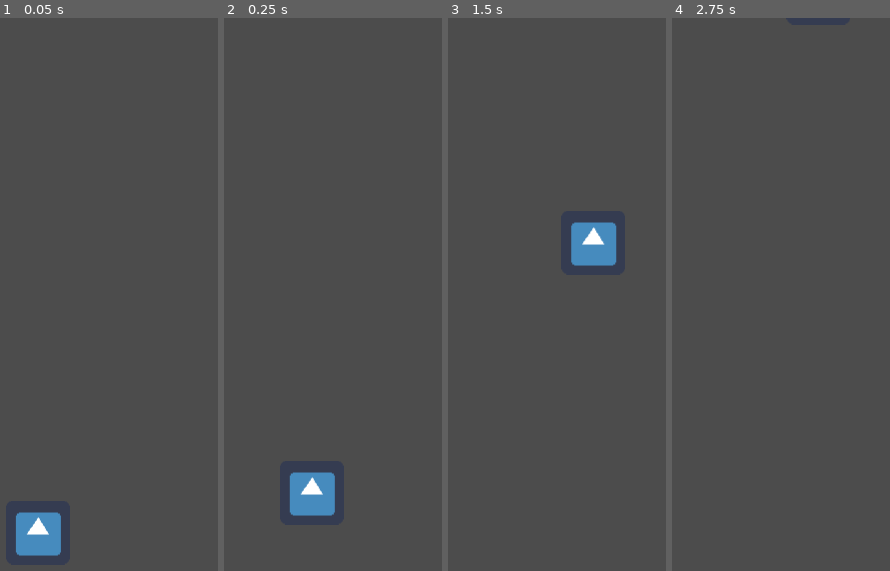
Above: before the commit, frames 1-4 (left to right).
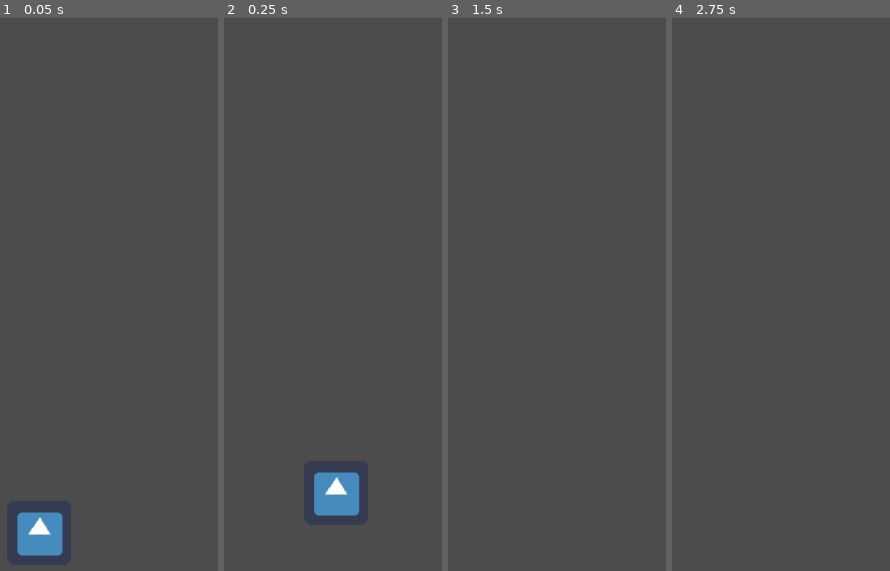
Above: after the commit, the same moments.

Repository: bshankar/balloonastics
Game: Godot game, scene res://World.tscn
Same seed, same stepped clock (60 frames per second), same inputs: the game is played once before the commit and once after it. The engine's default icon, where the game draws it, is replaced by a stand-in: a white triangle on a blue panel in a dark square.
Inputs:
- Up to frame 1 (0.05 s): no input
- Up to frame 2 (0.25 s): no input
- Up to frame 3 (1.5 s): no input
- Up to frame 4 (2.75 s): no input

The runs differ from the first frame. In frame 1, 0.2% of the frame differs, in the area x 7-29%, y 89-98%; in frame 2, 2.0%, in the area x 29-63%, y 82-91%; in frame 3, 1.7%; in frame 4, less than 0.1%.

Commit message:
separate the scene into individual scenes

Diff:
--- a/Balloon.gd
+++ b/Balloon.gd
@@ -1,7 +1,7 @@
 extends KinematicBody2D
 
 const INIT_VELOCITY = Vector2(400, -200)
-const FRICTION = Vector2(0.95, 1)
+const FRICTION = Vector2(0.99, 1)
 var velocity = Vector2(0, 0)
 
 func _ready():
--- /dev/null
+++ b/Balloon.tscn
@@ -0,0 +1,30 @@
+[gd_scene load_steps=4 format=2]
+
+[ext_resource path="res://Balloon.gd" type="Script" id=1]
+[ext_resource path="res://icon.png" type="Texture" id=2]
+
+[sub_resource type="CapsuleShape2D" id=1]
+
+custom_solver_bias = 0.0
+radius = 27.7323
+height = 20.0
+
+[node name="Balloon" type="KinematicBody2D"]
+
+position = Vector2( 161.832, 524.528 )
+input_pickable = false
+collision_layer = 1
+collision_mask = 1
+collision/safe_margin = 0.08
+script = ExtResource( 1 )
+__meta__ = {
+"_edit_group_": true
+}
+
+[node name="Sprite" type="Sprite" parent="." index="0"]
+
+texture = ExtResource( 2 )
+
+[node name="CollisionShape2D" type="CollisionShape2D" parent="." index="1"]
+
+shape = SubResource( 1 )
--- /dev/null
+++ b/Fan.tscn
@@ -0,0 +1,11 @@
+[gd_scene format=2]
+
+[node name="Fan" type="StaticBody2D" index="0"]
+
+input_pickable = false
+collision_layer = 1
+collision_mask = 1
+constant_linear_velocity = Vector2( 0, 0 )
+constant_angular_velocity = 0.0
+friction = 1.0
+bounce = 0.0
--- /dev/null
+++ b/Hotspot.tscn
@@ -0,0 +1,11 @@
+[gd_scene format=2]
+
+[node name="Hotspot" type="Area2D"]
+
+input_pickable = true
+gravity_vec = Vector2( 0, 1 )
+gravity = 98.0
+linear_damp = 0.1
+angular_damp = 1.0
+audio_bus_override = false
+audio_bus_name = "Master"
--- /dev/null
+++ b/Platform.tscn
@@ -0,0 +1,21 @@
+[gd_scene format=2]
+
+[node name="Platform" type="TileMap"]
+
+mode = 0
+tile_set = null
+cell_size = Vector2( 64, 64 )
+cell_quadrant_size = 16
+cell_custom_transform = Transform2D( 1, 0, 0, 1, 0, 0 )
+cell_half_offset = 2
+cell_tile_origin = 0
+cell_y_sort = false
+cell_clip_uv = false
+collision_use_kinematic = false
+collision_friction = 1.0
+collision_bounce = 0.0
+collision_layer = 1
+collision_mask = 1
+occluder_light_mask = 1
+format = 1
+tile_data = PoolIntArray(  )
--- /dev/null
+++ b/Spikes.tscn
@@ -0,0 +1,11 @@
+[gd_scene format=2]
+
+[node name="Spikes" type="StaticBody2D" index="0"]
+
+input_pickable = false
+collision_layer = 1
+collision_mask = 1
+constant_linear_velocity = Vector2( 0, 0 )
+constant_angular_velocity = 0.0
+friction = 1.0
+bounce = 0.0
--- a/World.tscn
+++ b/World.tscn
@@ -1,32 +1,13 @@
 [gd_scene load_steps=4 format=2]
 
-[ext_resource path="res://Balloon.gd" type="Script" id=1]
-[ext_resource path="res://icon.png" type="Texture" id=2]
-
-[sub_resource type="CapsuleShape2D" id=1]
-
-custom_solver_bias = 0.0
-radius = 27.7323
-height = 20.0
+[ext_resource path="res://Balloon.tscn" type="PackedScene" id=1]
+[ext_resource path="res://Hotspot.tscn" type="PackedScene" id=2]
+[ext_resource path="res://Platform.tscn" type="PackedScene" id=3]
 
 [node name="World" type="Node2D" index="0"]
 
-[node name="Balloon" type="KinematicBody2D" parent="." index="0"]
+[node name="Balloon" parent="." index="0" instance=ExtResource( 1 )]
 
-position = Vector2( 161.832, 524.528 )
-input_pickable = false
-collision_layer = 1
-collision_mask = 1
-collision/safe_margin = 0.08
-script = ExtResource( 1 )
-__meta__ = {
-"_edit_group_": true
-}
+[node name="Hotspot" parent="." index="1" instance=ExtResource( 2 )]
 
-[node name="Sprite" type="Sprite" parent="Balloon" index="0"]
-
-texture = ExtResource( 2 )
-
-[node name="CollisionShape2D" type="CollisionShape2D" parent="Balloon" index="1"]
-
-shape = SubResource( 1 )
+[node name="Platform" parent="." index="2" instance=ExtResource( 3 )]
